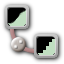
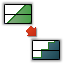
Layers edited between the first and the second 64×64 image:
removed layer "Quantize" over [8, 9, 55, 55]
removed layer "Dots /" over [13, 39, 23, 49]
removed layer "Wire Color" (was color, 74%) over [10, 29, 34, 53]
removed layer "Devices" over [5, 5, 58, 58]
removed layer "Wires (grey)" over [10, 29, 34, 53]
removed layer "Shadow" over [1, 1, 63, 63]
renamed "Background" to "Hintergrund", showed it, painted on it over [1, 1, 63, 63]
